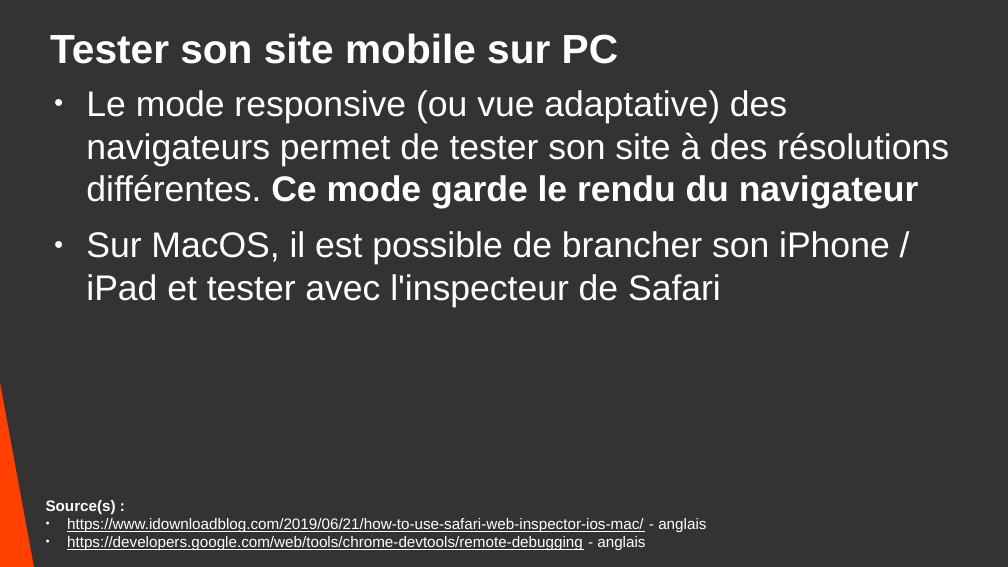
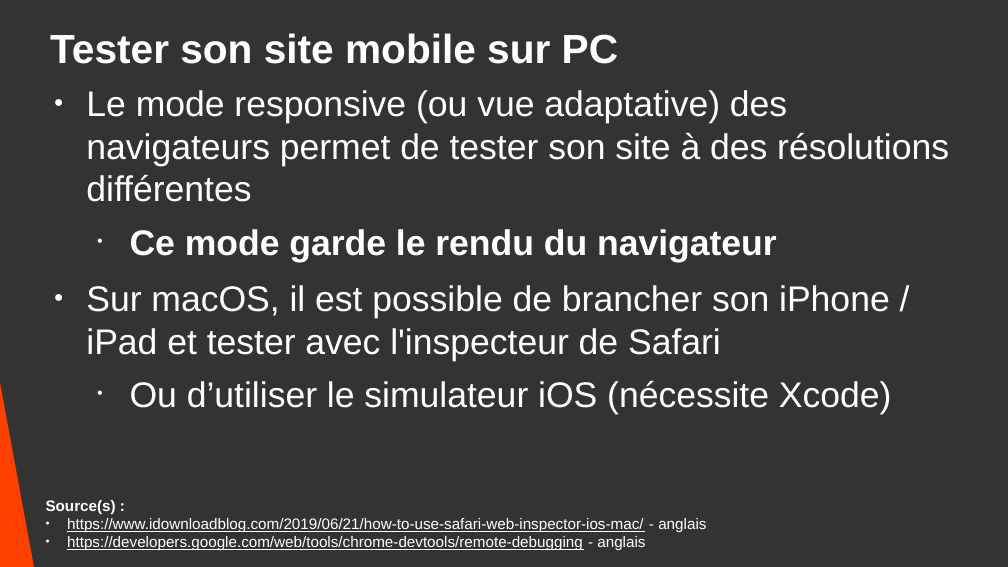
Before and after one commit to DanYellow/cours, a slide deck: slide 32 of integration-web-s2/travaux-pratiques/numero-4/presentation.odp (slide 31 before the commit). Drawn at 1008x567 pixels with LibreOffice and Linux fonts; fonts in the diff are those of the drawing. Boxes give left, top, right and bottom in pixels: in the first picture for what was removed or moved away, otherwise in the second. Text is boxed around its words. In the diff, an @@ line names an element or a change of style, - is before the commit and + after.

```diff
--- a/integration-web-s2/travaux-pratiques/numero-4/presentation.odp
+++ b/integration-web-s2/travaux-pratiques/numero-4/presentation.odp
@@ text at (86,90,949,414): text changed @@
-● Le mode responsive (ou vue adaptative) des navigateurs permet de tester son site à des résolutions différentes. Ce mode garde le rendu du navigateur
-● Sur MacOS, il est possible de brancher son iPhone / iPad et tester avec l'inspecteur de Safari
+● Le mode responsive (ou vue adaptative) des navigateurs permet de tester son site à des résolutions différentes
+  • Ce mode garde le rendu du navigateur
+● Sur macOS, il est possible de brancher son iPhone / iPad et tester avec l'inspecteur de Safari
+  • Ou d’utiliser le simulateur iOS (nécessite Xcode)
```
Also in this commit, not shown: 7 other slides changed, 2 slides added, 1 slide removed, 1 other file.
